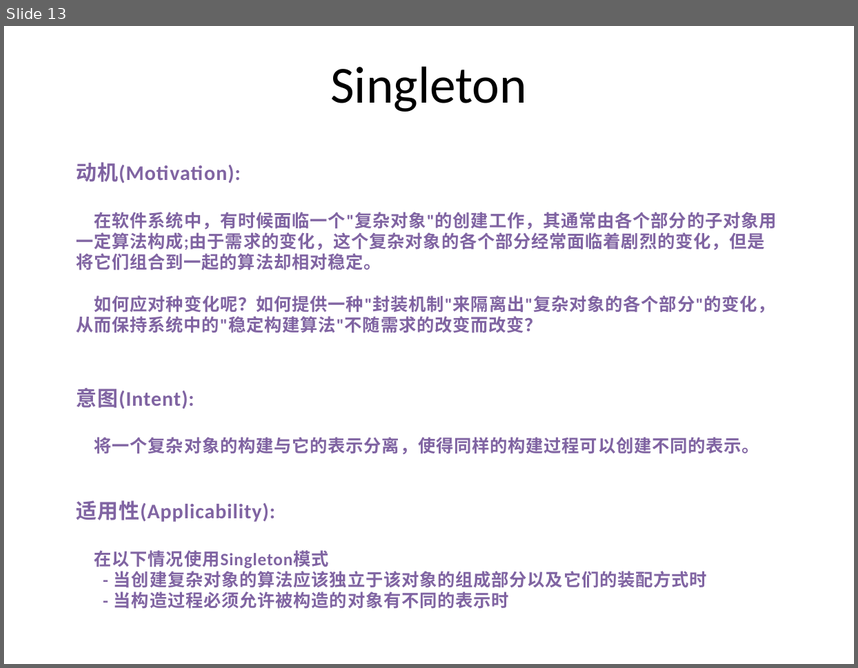
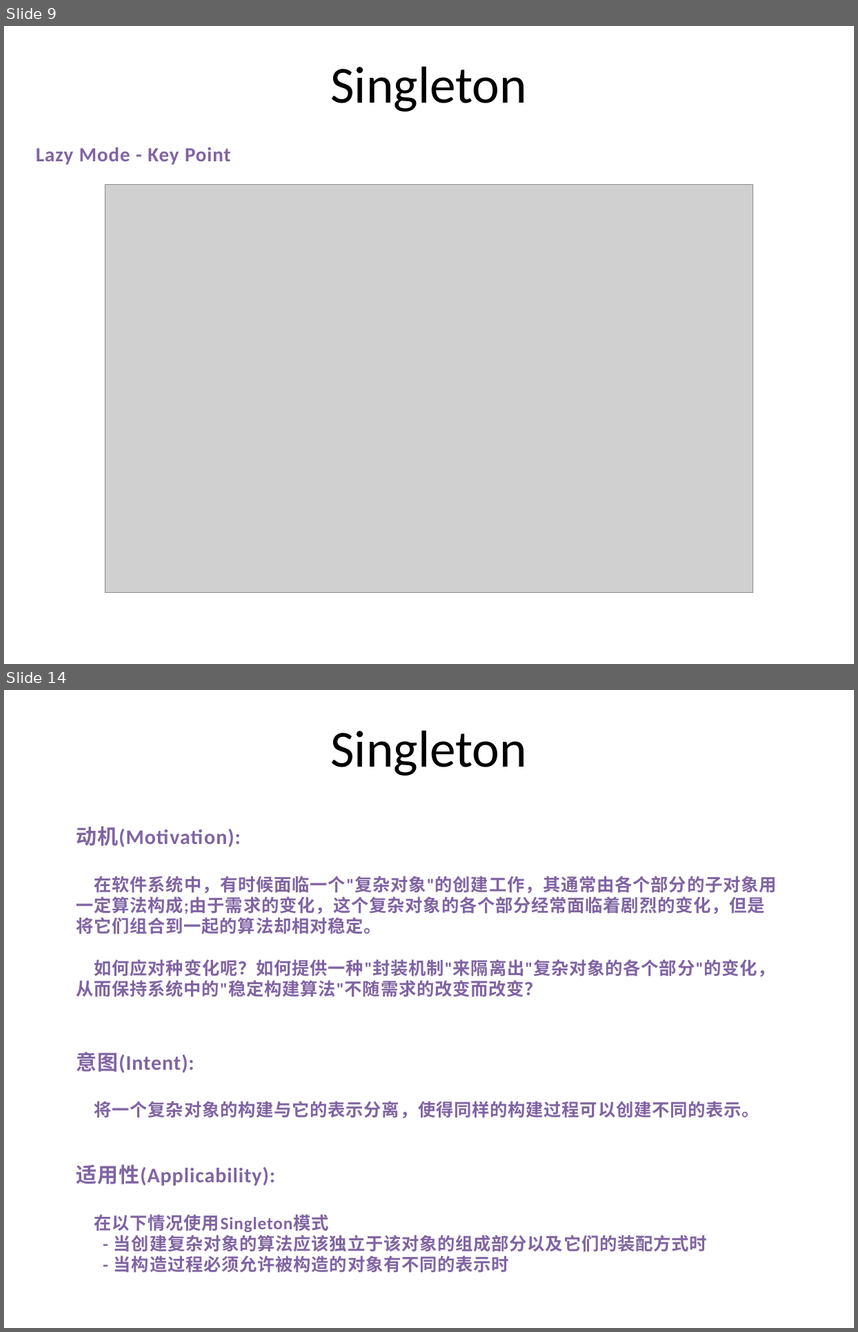
Before and after one commit to PlumpMath/DesignPattern-956, a slide deck: _Doc/DesignPattern.P3.Creational(Singleton).pptx. Shown one above the other, each under a label of ours: slide 13 before the commit, slides 9 and 14 after it; the slides between them are not shown. The pictures are 858x668 and 858x1332 pixels, drawn with LibreOffice and Linux fonts; fonts in the diff are those of the drawing; grey boxes stand for pictures. Boxes give left, top, right and bottom in pixels: in the first picture for what was removed or moved away, otherwise in the second. Text is boxed around its words. In the diff, an @@ line names an element or a change of style, - is before the commit and + after.

Commit message:
Updated Singleton code and PPT.

```diff
--- a/_Doc/DesignPattern.P3.Creational(Singleton).pptx
+++ b/_Doc/DesignPattern.P3.Creational(Singleton).pptx
@@ slide 9 added at bbox=[4, 26, 854, 664], background #FFFFFF @@
@@ text added at bbox=[330, 66, 527, 112], 44 pt, text #000000 @@
+Singleton
@@ text added at bbox=[36, 147, 231, 165], 17 pt, text #8064A2, bold @@
+Lazy Mode - Key Point
@@ picture added at bbox=[105, 184, 753, 592] @@
@@ what was slide 13 is now slide 14 @@
```
Also in this commit, not shown: 4 slides changed, 6 other slides added, 7 slides removed, 20 other files.
